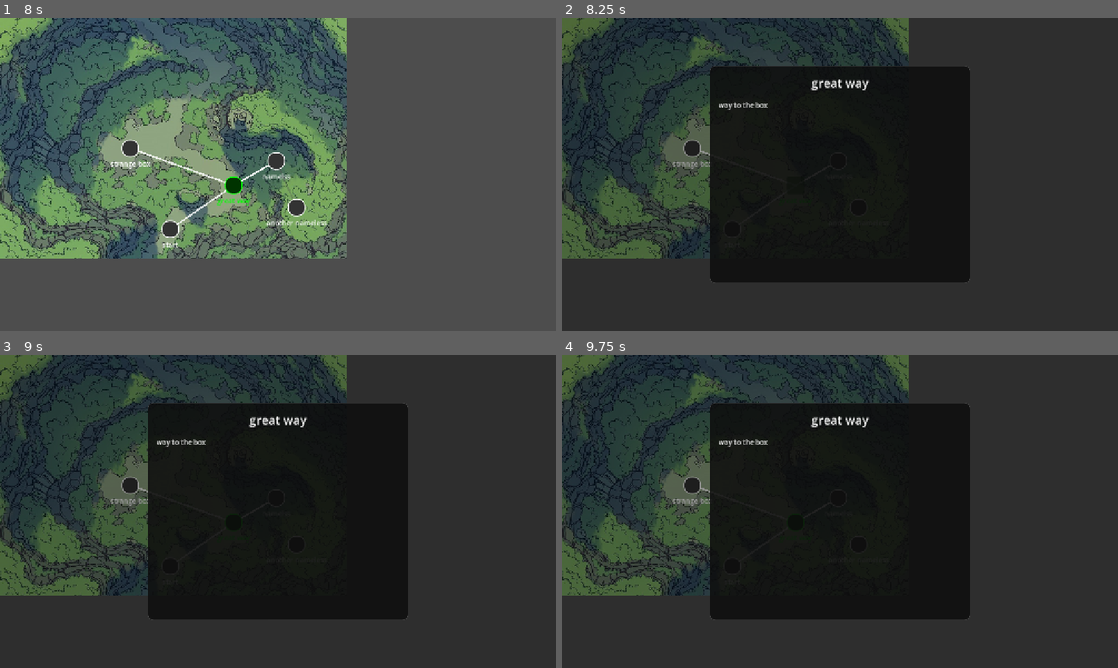
Above: before the commit, frames 1-4 (two rows, left to right).
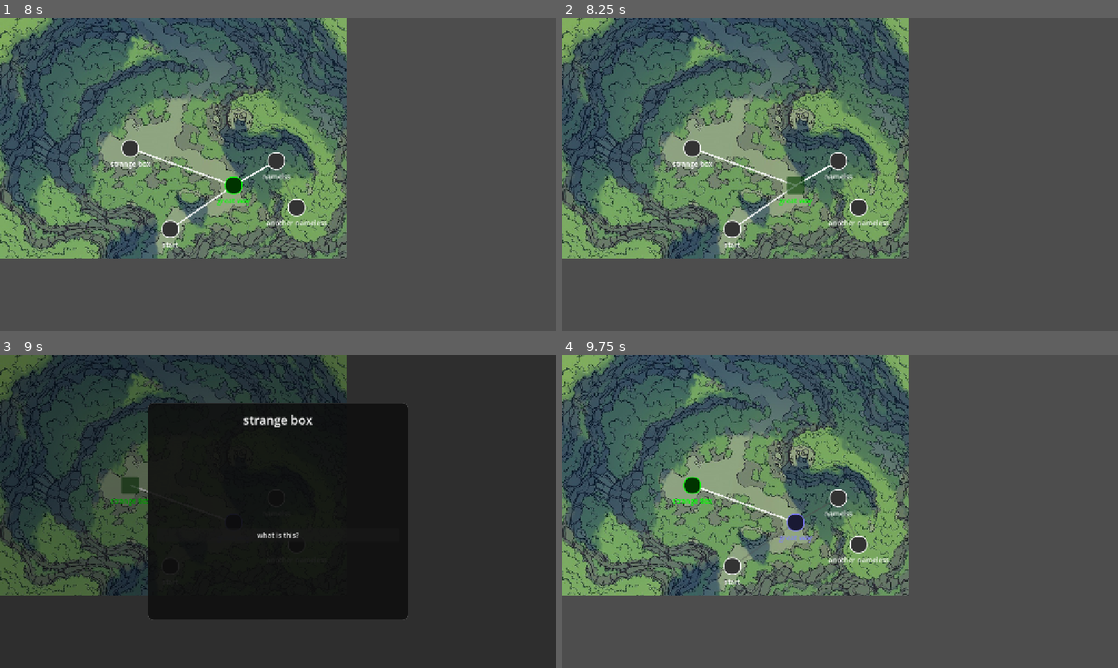
Above: after the commit, the same moments.

Repository: IzzetNecu/deckbuilderTool
Game: Godot game, scene res://scenes/main_menu/MainMenu.tscn
Same seed, same stepped clock (60 frames per second), same inputs: the game is played once before the commit and once after it.
Inputs (mouse positions are in pixels of both pictures, inside the frame that each line leads up to):
- Up to frame 1 (8 s): click "Start Game" at 0.5 s; click "start" at 1.25 s; click "start" at 2 s; click "great way" at 2.75 s; click "strange box" at 3.5 s; click "namelss" at 4.25 s; click "another nameless" at 5 s; click "a rock on the floor" at 5.75 s; click "pick up the rock" at 6.5 s; click "continue" at 7.25 s
- Up to frame 2 (8.25 s): click "great way" at 8 s
- Up to frame 3 (9 s): click "strange box" at 8.75 s
- Up to frame 4 (9.75 s): click (840, 536) at 9.5 s, where only the run after the commit has a clickable "what is this?"

Frame 1 is identical in both runs. In frame 2, 97% of the frame differs, in the area x 0-100%, y 0-100%; in frame 3, 0.7%; in frame 4, 97%.

Commit message:
Pass through silently if node has no available options, even with description

Diff:
--- a/game/scenes/world_map/MapNode.gd
+++ b/game/scenes/world_map/MapNode.gd
@@ -18,9 +18,8 @@
 		modulate = Color(1, 1, 1)
 
 func _node_has_content(data: Dictionary) -> bool:
-	# Must have a description or at least one option visible to the player
-	if data.get("description", "") != "":
-		return true
+	# Only show the dialog if there is at least one option visible to the player.
+	# A description alone is not enough — the player just passes through silently.
 	for opt in data.get("options", []):
 		var conditions_pass = ConditionEvaluator.evaluate_all(opt.get("conditions", []))
 		# Soft-locked options are still visible (shown as disabled), so they count
